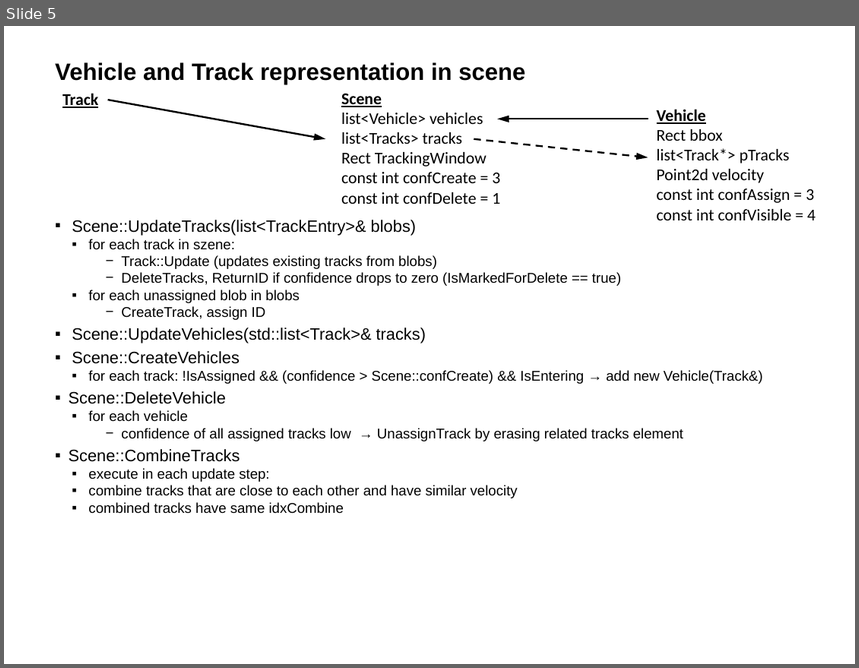
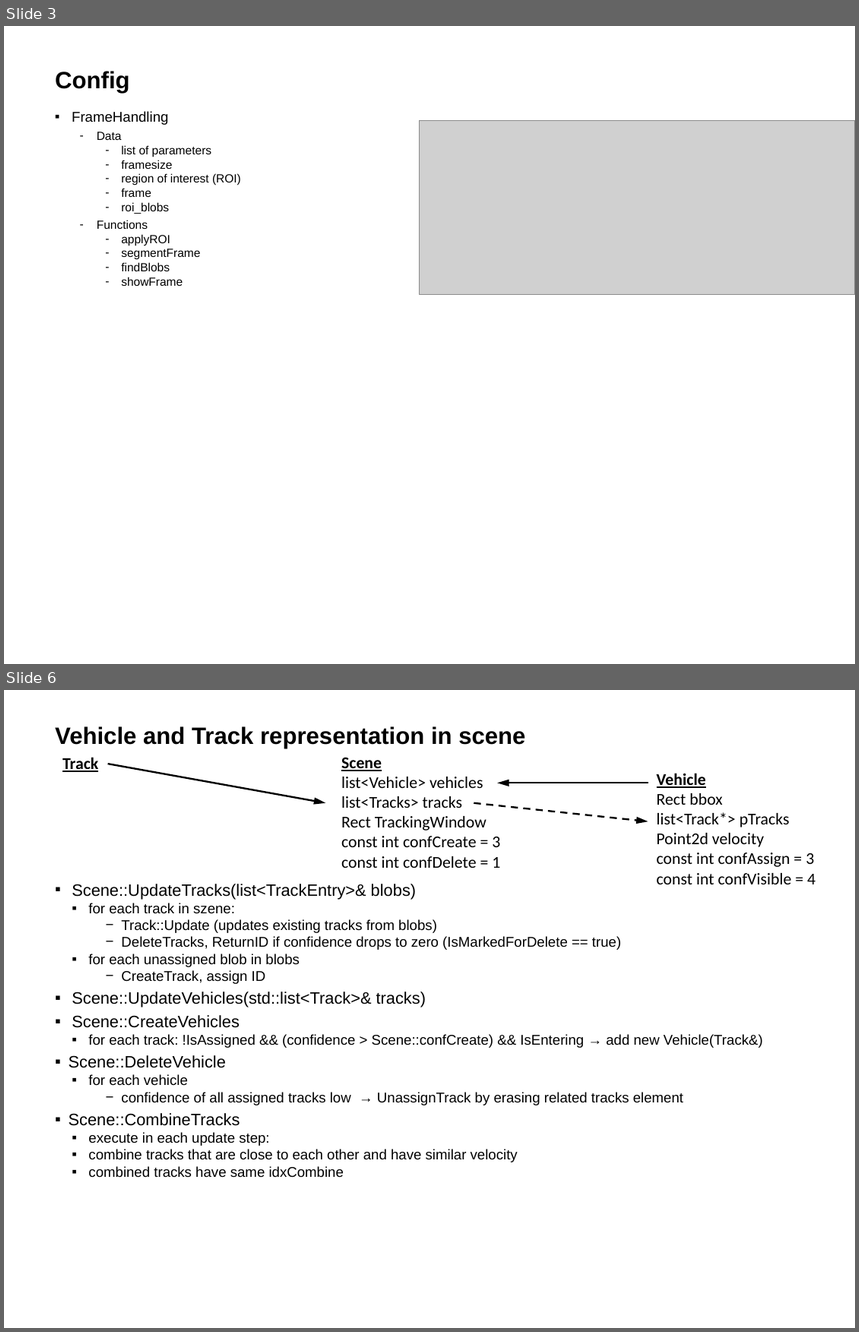
Before and after one commit to HwyToHell/CarCount, a slide deck: MotionDetection+ObjectTrackingV4.pptx. Shown one above the other, each under a label of ours: slide 5 before the commit, slides 3 and 6 after it; the slides between them are not shown. The pictures are 859x668 and 859x1332 pixels, drawn with LibreOffice and Linux fonts; fonts in the diff are those of the drawing; grey boxes stand for pictures. Boxes give left, top, right and bottom in pixels: in the first picture for what was removed or moved away, otherwise in the second. Text is boxed around its words. In the diff, an @@ line names an element or a change of style, - is before the commit and + after.

```diff
--- a/MotionDetection+ObjectTrackingV4.pptx
+++ b/MotionDetection+ObjectTrackingV4.pptx
@@ slide 3 added at bbox=[4, 26, 855, 664], background #FFFFFF @@
@@ title added at bbox=[55, 71, 130, 94], 20 pt, text #000000, bold @@
+Config
@@ text added at bbox=[72, 111, 241, 286], 10 pt, text #000000 @@
+▪ FrameHandling
+  – Data
+    – list of parameters
+    – framesize
+    – region of interest (ROI)
+    – frame
+    – roi_blobs
+  – Functions
+    – applyROI
+    – segmentFrame
+    – findBlobs
+    – showFrame
@@ picture added at bbox=[420, 120, 855, 295] @@
@@ what was slide 5 is now slide 6 @@
```
Also in this commit, not shown: 11 slides changed, 19 other files.
